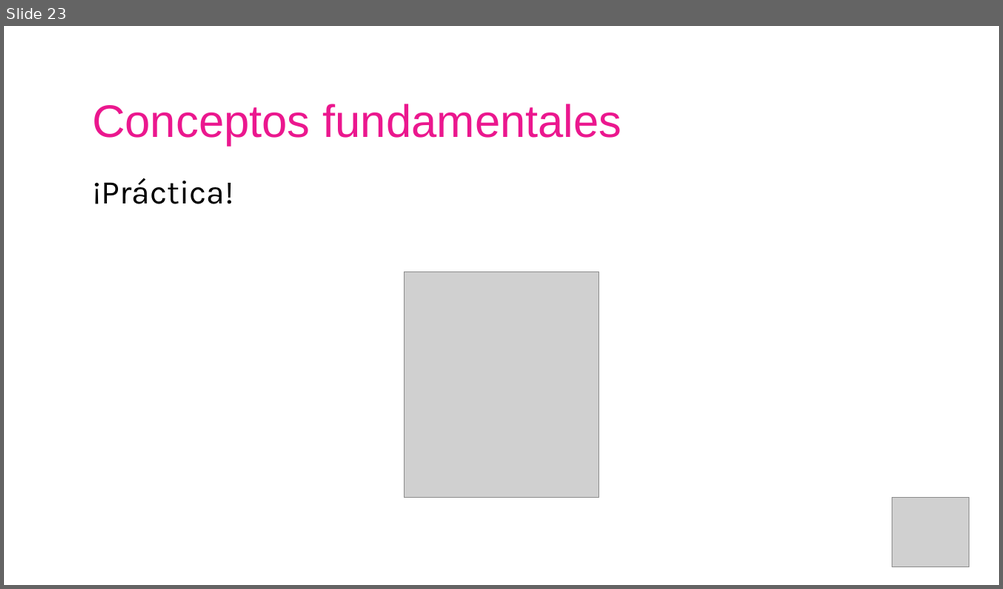
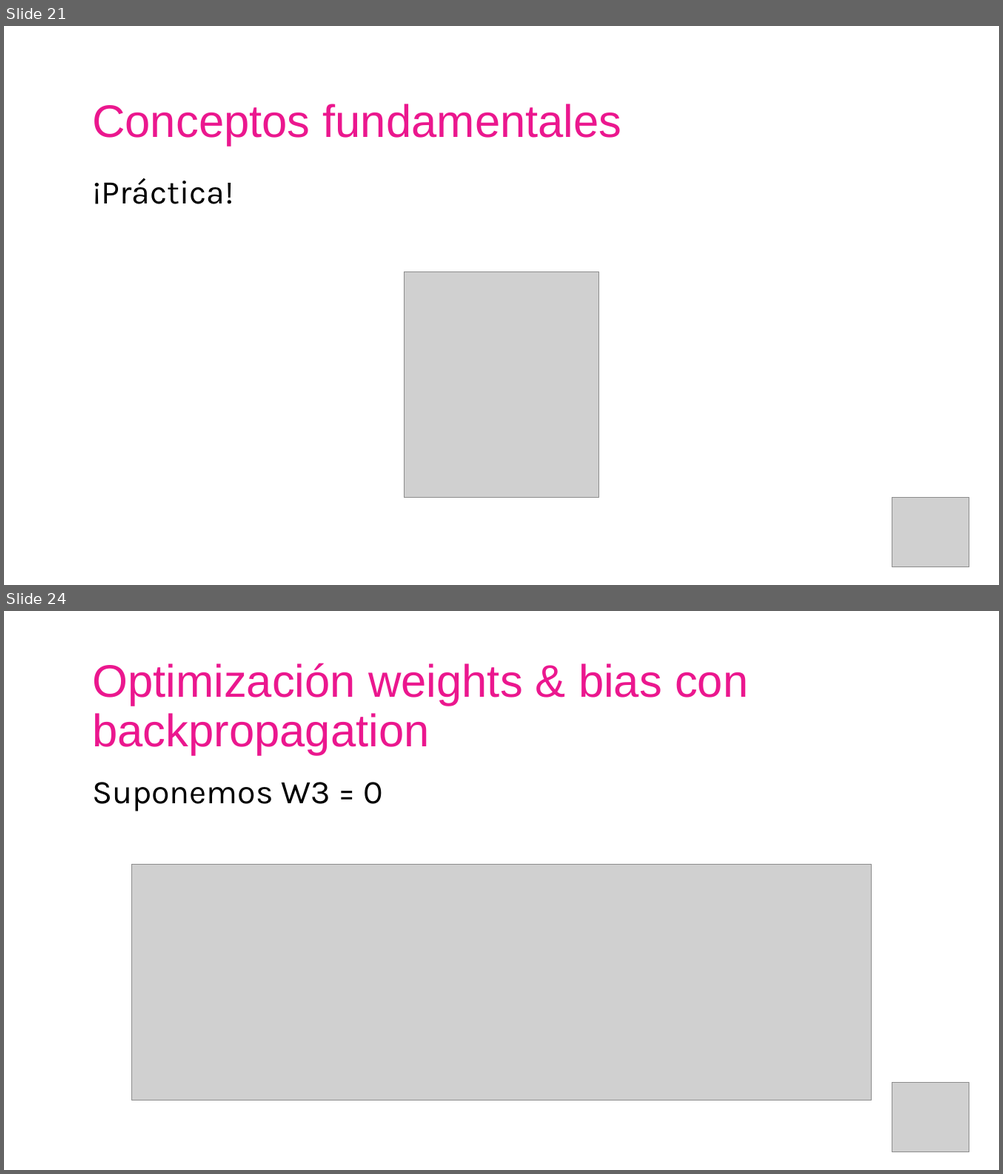
Before and after one commit to AISC-Madrid/workshop-materials, a slide deck: Neural Networks/Slides.pptx. Shown one above the other, each under a label of ours: slide 23 before the commit, slides 21 and 24 after it; the slides between them are not shown. The pictures are 1003x589 and 1003x1174 pixels, drawn with LibreOffice and Linux fonts; fonts in the diff are those of the drawing; grey boxes stand for pictures. Boxes give left, top, right and bottom in pixels: in the first picture for what was removed or moved away, otherwise in the second. Text is boxed around its words. In the diff, an @@ line names an element or a change of style, - is before the commit and + after.

```diff
--- a/Neural Networks/Slides.pptx
+++ b/Neural Networks/Slides.pptx
@@ slide 24 added at [4, 611, 999, 1170], background #FFFFFF @@
@@ text added at [92, 663, 748, 755], 44 pt, text #EB178E @@
+Optimización weights & bias con backpropagation
@@ text added at [92, 782, 384, 812], 32 pt, text #000000 @@
+Suponemos W3 = 0
@@ picture added at [132, 864, 871, 1100] @@
@@ picture added at [892, 1083, 969, 1153] @@
@@ what was slide 23 is now slide 21 @@
```
Also in this commit, not shown: 7 slides changed, 31 other slides added, 2 slides removed, 13 other files.
